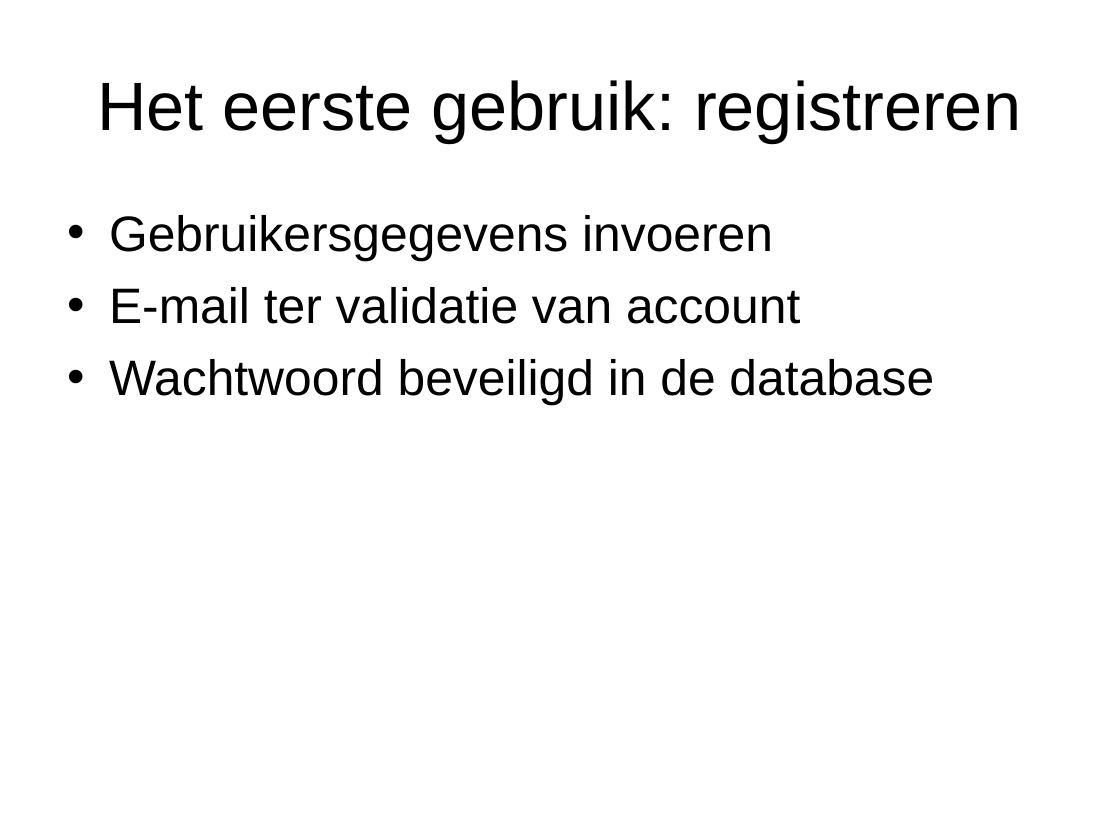
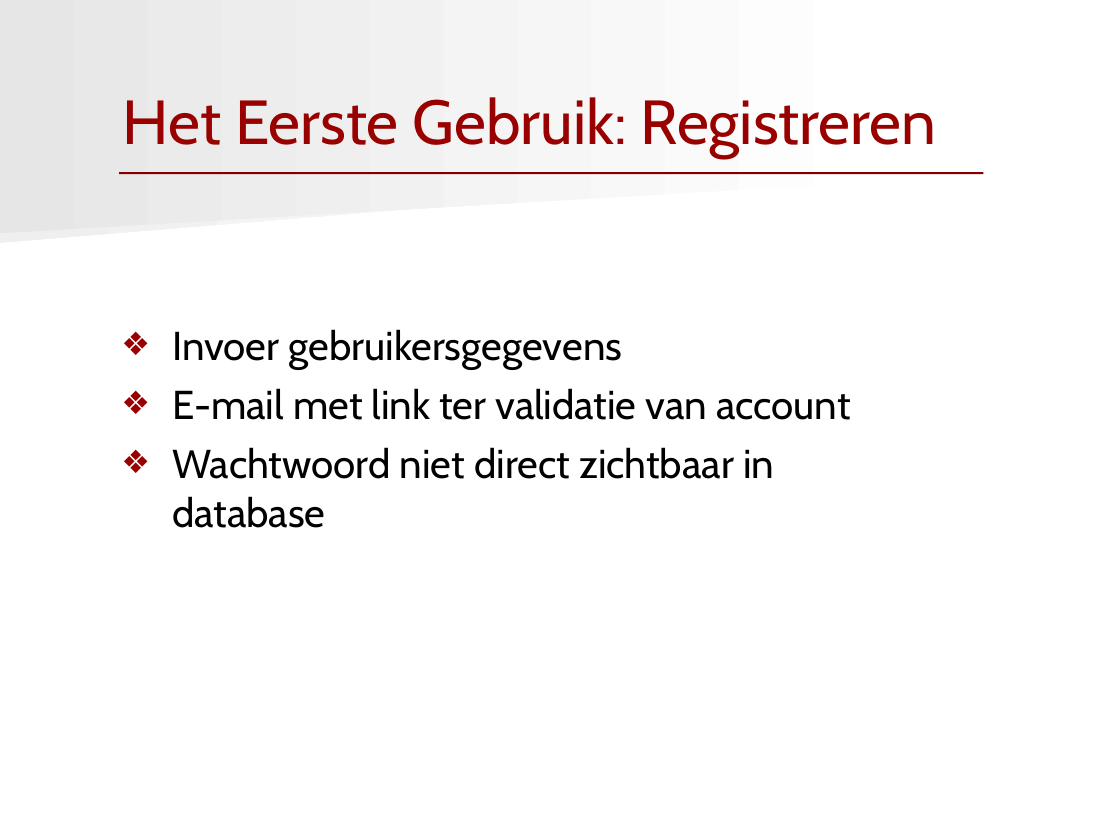
Before and after one commit to jroeting/RodaSupportForum, a slide deck: slide 6 of documents/RodaPresentatie.ppt. Drawn at 1120x840 pixels with LibreOffice and Linux fonts; fonts in the diff are those of the drawing. Boxes give left, top, right and bottom in pixels: in the first picture for what was removed or moved away, otherwise in the second. Text is boxed around its words. In the diff, an @@ line names an element or a change of style, - is before the commit and + after.

```diff
--- a/documents/RodaPresentatie.ppt
+++ b/documents/RodaPresentatie.ppt
@@ freeform shape added at bbox=[0, 0, 887, 233], fill gradient #FFFFFF to #E6E6E6 @@
@@ freeform shape added at bbox=[0, 113, 872, 242], fill gradient #FFFFFF to #EFEFEF @@
@@ title at bbox=[123, 97, 937, 158]: text changed; size 44 to 40 pt; font Arial to Cabin; text colour #000000 to #990000 @@
-Het eerste gebruik: registreren
+Het Eerste Gebruik: Registreren
@@ line added from (119, 174) to (983, 174), #800000 1.25 pt @@
@@ text at bbox=[172, 329, 851, 528]: text changed; size 32 to 25.9 pt; font Arial to Cabin @@
-• Gebruikersgegevens invoeren
-• E-mail ter validatie van account
-• Wachtwoord beveiligd in de database
+❖ Invoer gebruikersgegevens
+❖ E-mail met link ter validatie van account
+❖ Wachtwoord niet direct zichtbaar in
+  database
```
Also in this commit, not shown: 14 other slides changed, 1 other file.
